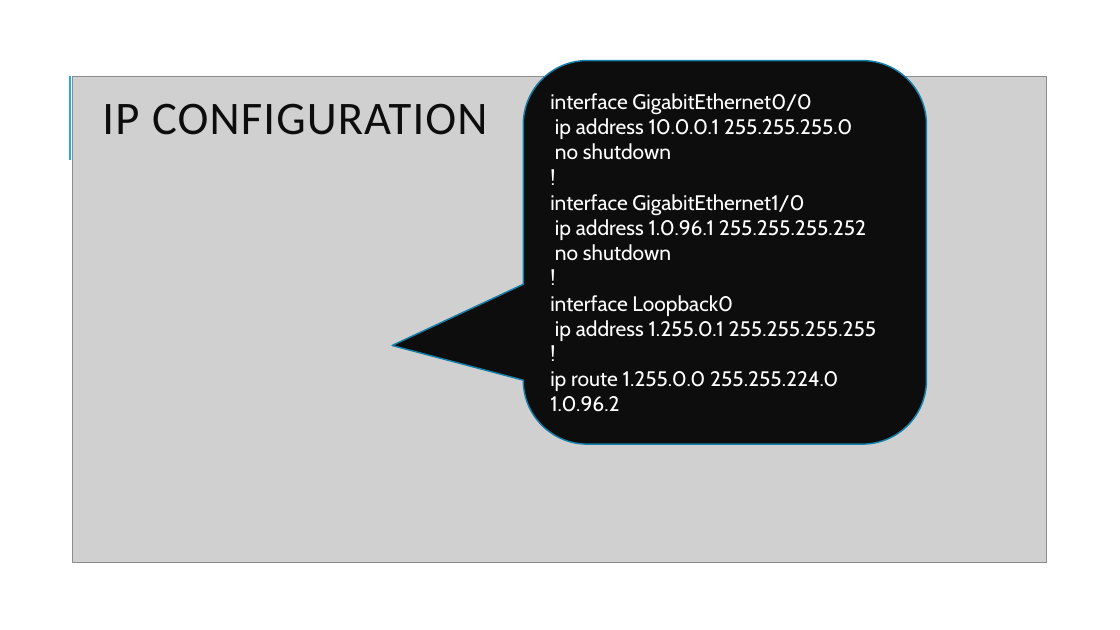
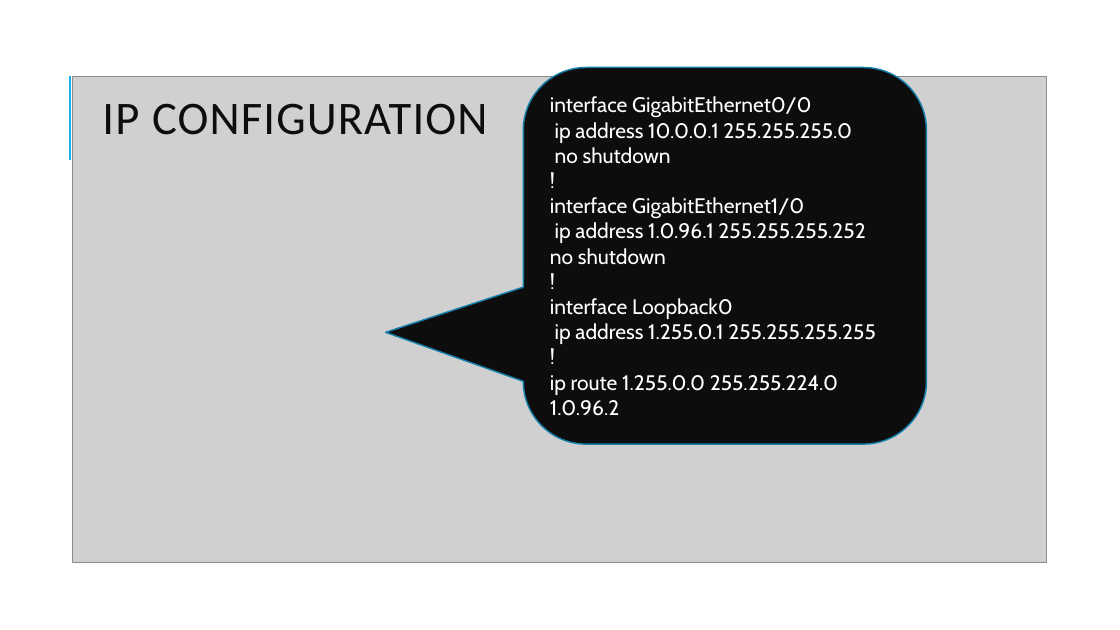
Before and after one commit to BSc-MSc-Projects/NSD-VPNs, a slide deck: slide 4 of NSD presentation_GIAN.pptx. Drawn at 1120x630 pixels with LibreOffice and Linux fonts; fonts in the diff are those of the drawing; grey boxes stand for pictures. Boxes give left, top, right and bottom in pixels: in the first picture for what was removed or moved away, otherwise in the second. Text is boxed around its words. In the diff, an @@ line names an element or a change of style, - is before the commit and + after.

```diff
--- a/NSD presentation_GIAN.pptx
+++ b/NSD presentation_GIAN.pptx
@@ rounded speech box "interface GigabitEthernet0/0": place and size @@
-rounded speech box "interface GigabitEthernet0/0" at bbox=[523, 60, 927, 444]
+rounded speech box "interface GigabitEthernet0/0" at bbox=[523, 67, 927, 444]
@@ rounded speech box "interface GigabitEthernet0/0" at bbox=[523, 67, 927, 444]: proportions changed @@
```
Also in this commit, not shown: 3 other slides changed, 5 slides added, 1 slide removed, 2 other files.
